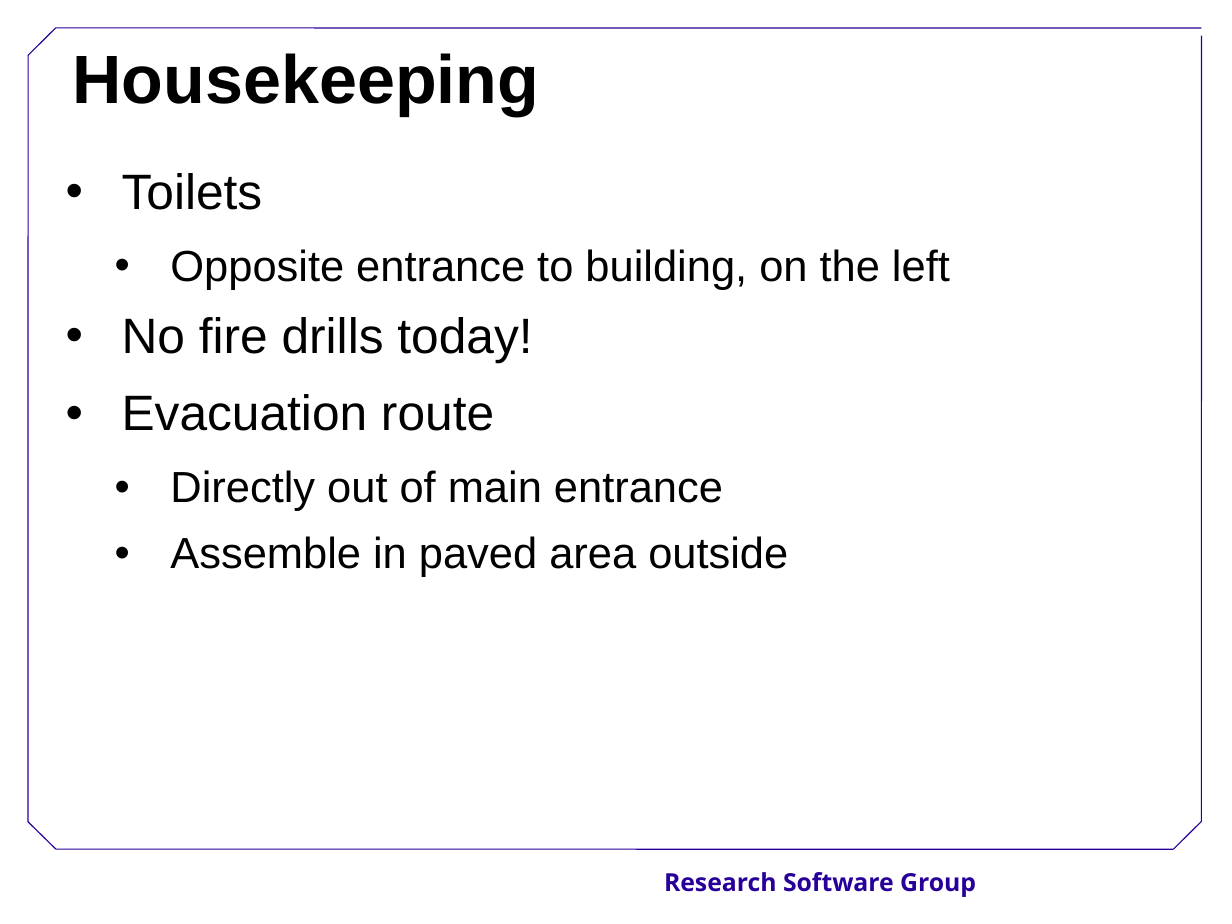
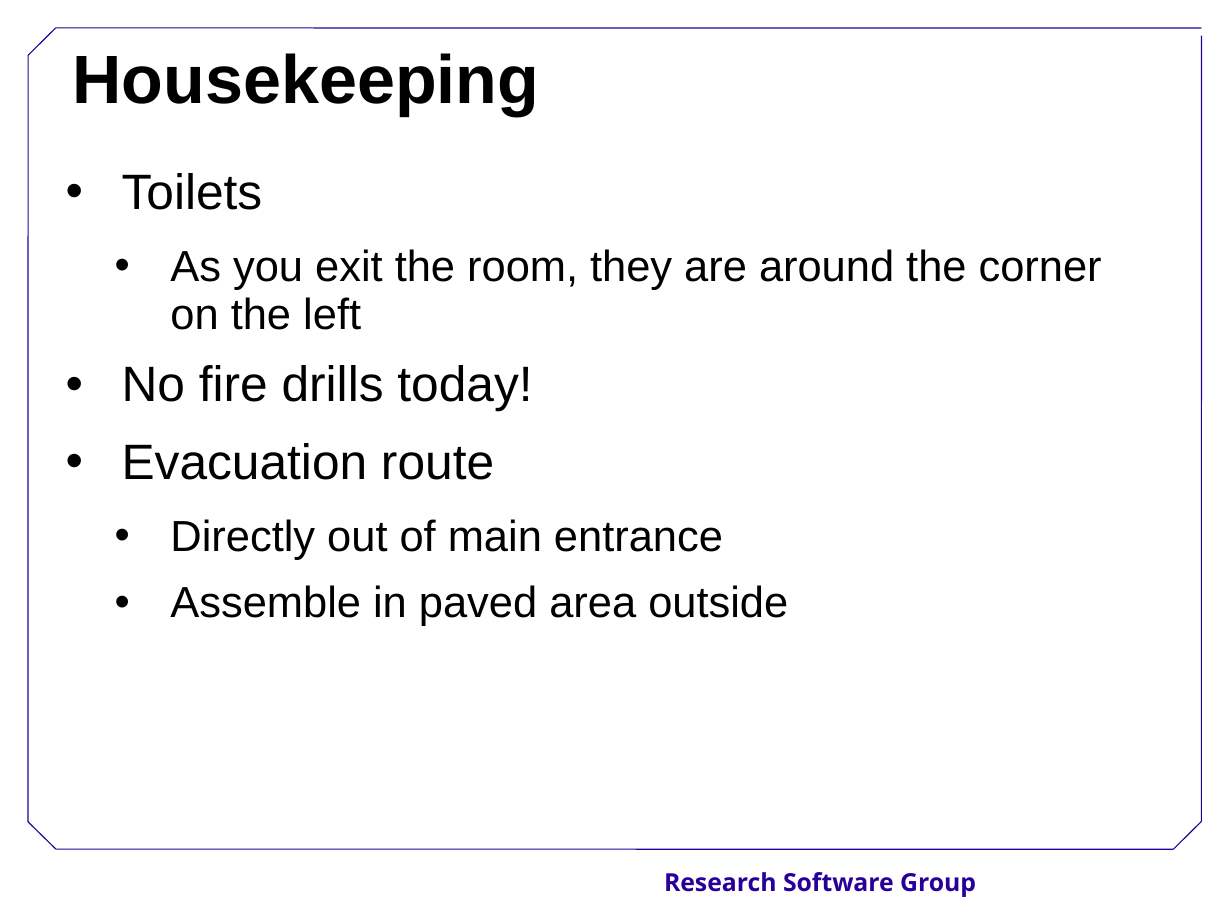
Before and after one commit to Southampton-RSG/2015-12-15-Southampton, a slide deck: slide 25 of welcome/SoftwareCarpentryIntro.ppt. Drawn at 1232x924 pixels with LibreOffice and Linux fonts; fonts in the diff are those of the drawing; background and template pictures are left out. Boxes give left, top, right and bottom in pixels: in the first picture for what was removed or moved away, otherwise in the second. Text is boxed around its words. In the diff, an @@ line names an element or a change of style, - is before the commit and + after.

```diff
--- a/welcome/SoftwareCarpentryIntro.ppt
+++ b/welcome/SoftwareCarpentryIntro.ppt
@@ text at [170,249,1102,330]: text changed @@
-  • Opposite entrance to building, on the left
+  • As you exit the room, they are around the corner on the left
```
Also in this commit, not shown: 1 other slide changed.
